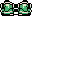
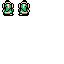
Layered file, before and after one edit (w=64, h=64). Changes by layer:
renamed "Layer 2" to "right-step", painted on it over (16, 0, 32, 16)
renamed "Layer 1" to "left-step", painted on it over (0, 0, 16, 16)
